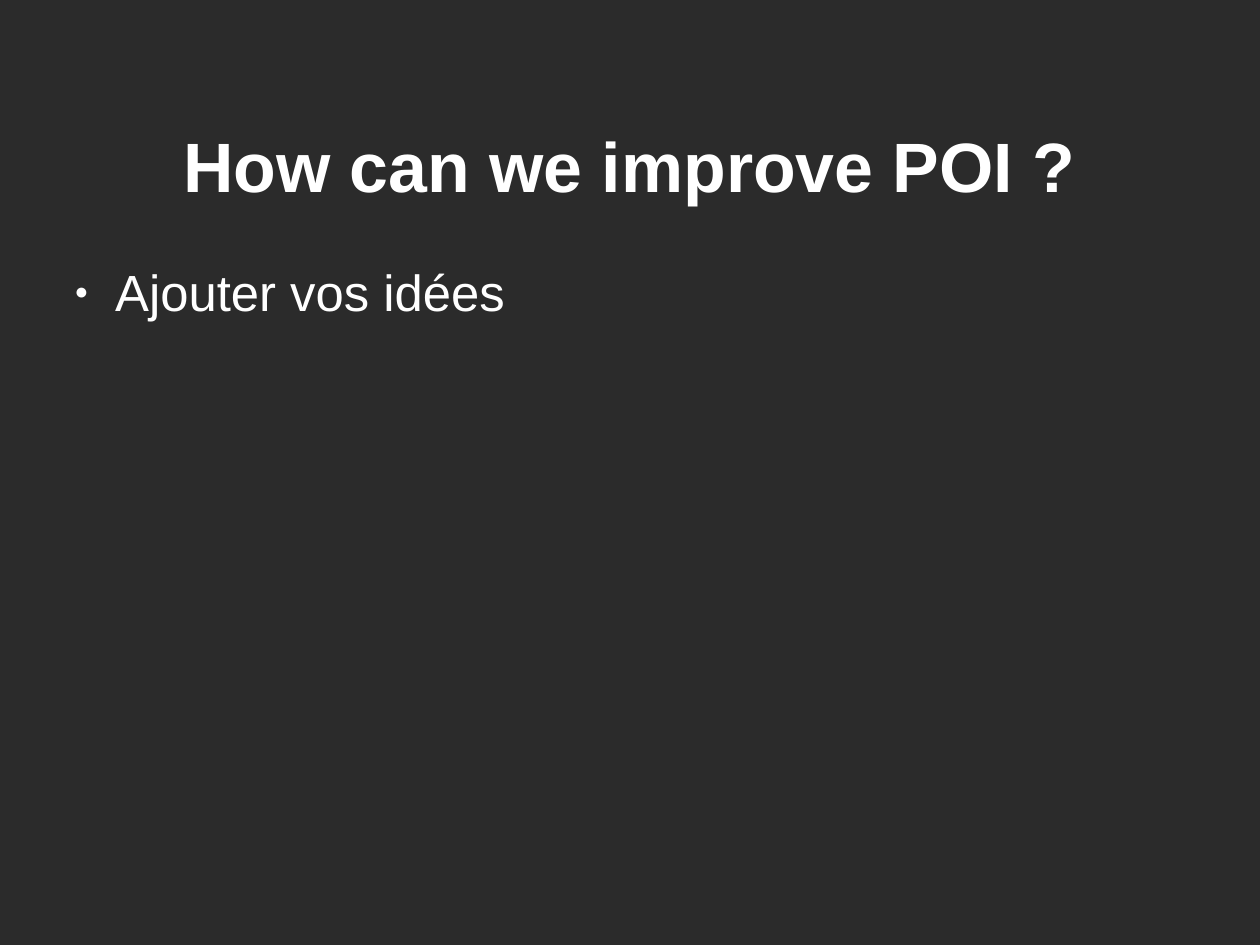
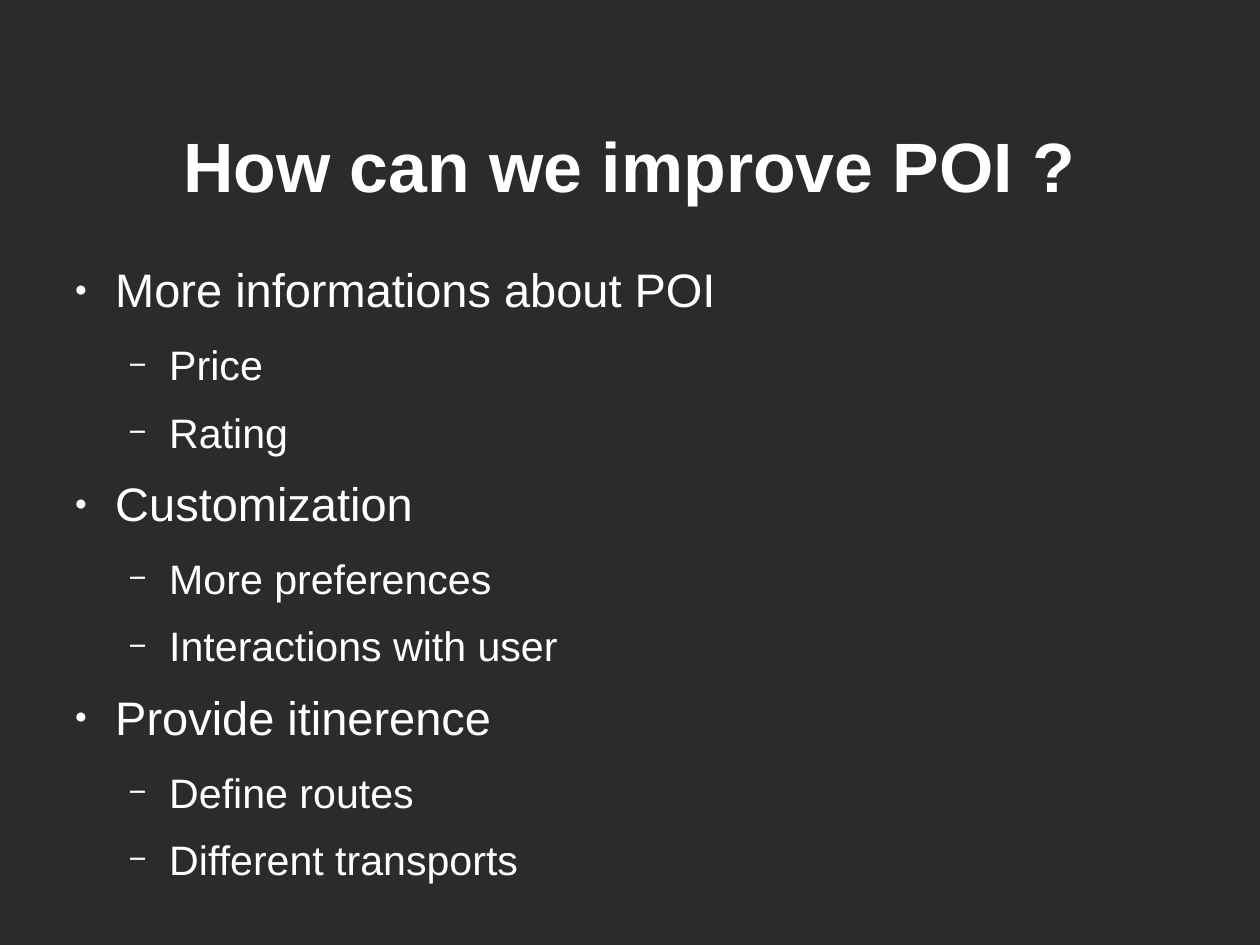
Before and after one commit to dducry/POI, a slide deck: slide 8 of presentationProjetSMS.odp. Drawn at 1260x945 pixels with LibreOffice and Linux fonts; fonts in the diff are those of the drawing; background and template pictures are left out; a plain dark background stands for a picture behind light text. Boxes give left, top, right and bottom in pixels: in the first picture for what was removed or moved away, otherwise in the second. Text is boxed around its words. In the diff, an @@ line names an element or a change of style, - is before the commit and + after.

```diff
--- a/presentationProjetSMS.odp
+++ b/presentationProjetSMS.odp
@@ text at bbox=[115, 273, 716, 883]: text changed; size 32 to 25.9 pt @@
-● Ajouter vos idées
+● More informations about POI
+  − Price
+  − Rating
+● Customization
+  − More preferences
+  − Interactions with user
+● Provide itinerence
+  − Define routes
+  − Different transports
```
Also in this commit, not shown: 1 other slide changed, 2 slides added, 1 slide removed.
